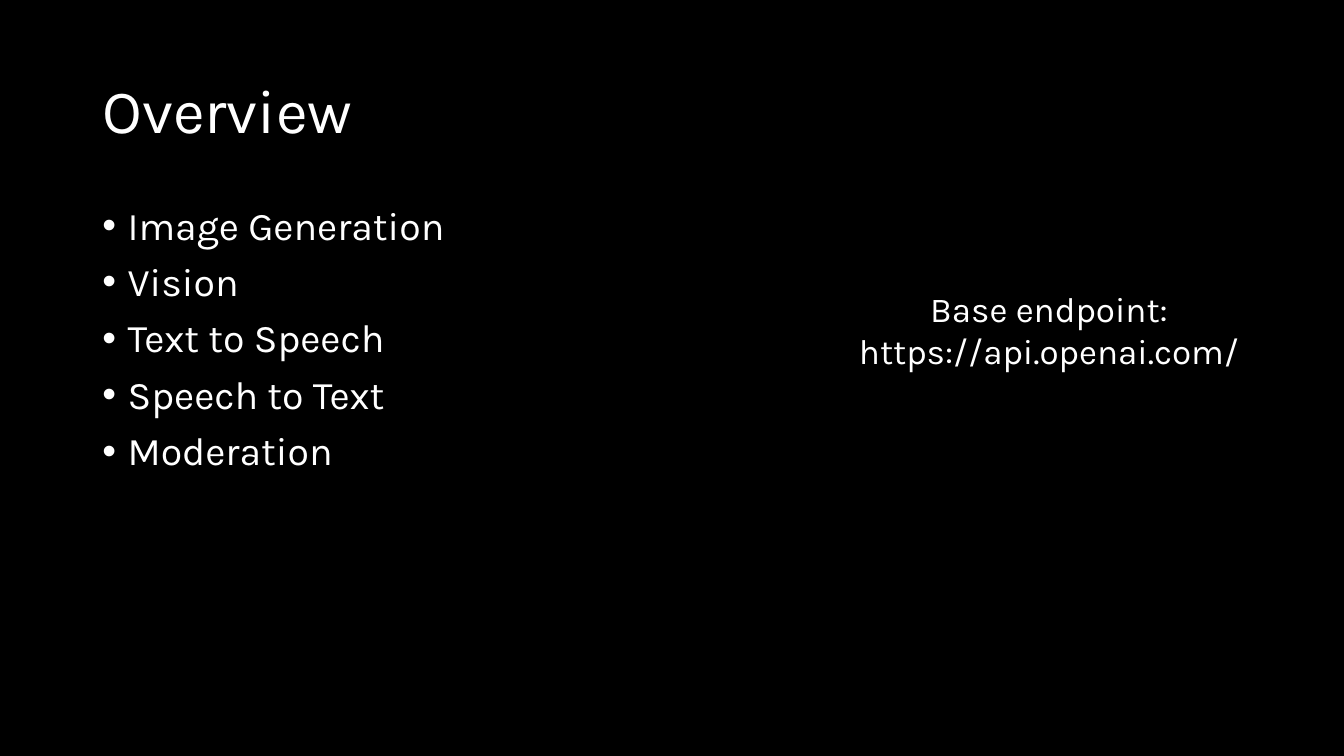
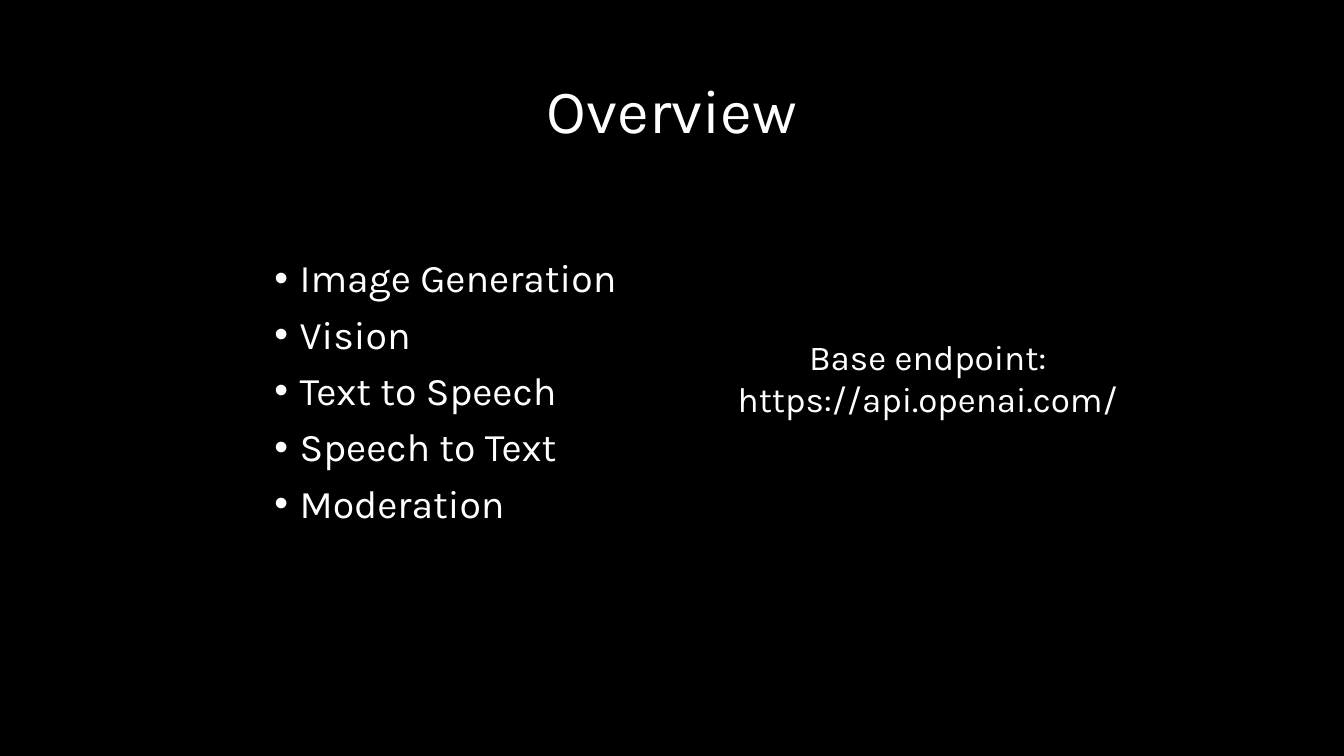
Before and after one commit to sammmmmmiller/CS584, a slide deck: slide 2 of cs584present.pptx. Drawn at 1344x756 pixels with LibreOffice and Linux fonts; fonts in the diff are those of the drawing. Boxes give left, top, right and bottom in pixels: in the first picture for what was removed or moved away, otherwise in the second. Text is boxed around its words. In the diff, an @@ line names an element or a change of style, - is before the commit and + after.

```diff
--- a/cs584present.pptx
+++ b/cs584present.pptx
@@ title "Overview" at (x1=547, y1=90, x2=797, y2=134): alignment left to centre @@
@@ text "Image Generation" moved from (x1=128, y1=213, x2=444, y2=466) to (x1=300, y1=265, x2=616, y2=519) @@
@@ text "Base endpoint: https://api.openai.com/" moved from (x1=859, y1=298, x2=1239, y2=373) to (x1=738, y1=346, x2=1118, y2=421) @@
```
Also in this commit, not shown: 5 other slides changed, 6 other files.
